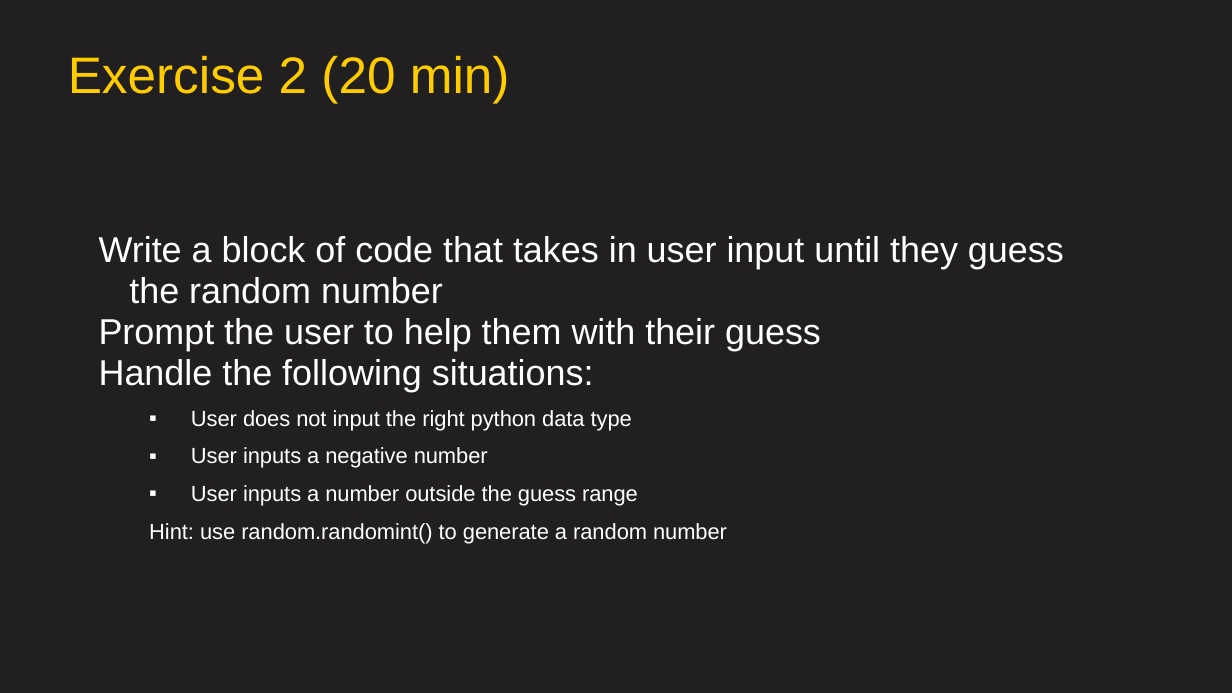
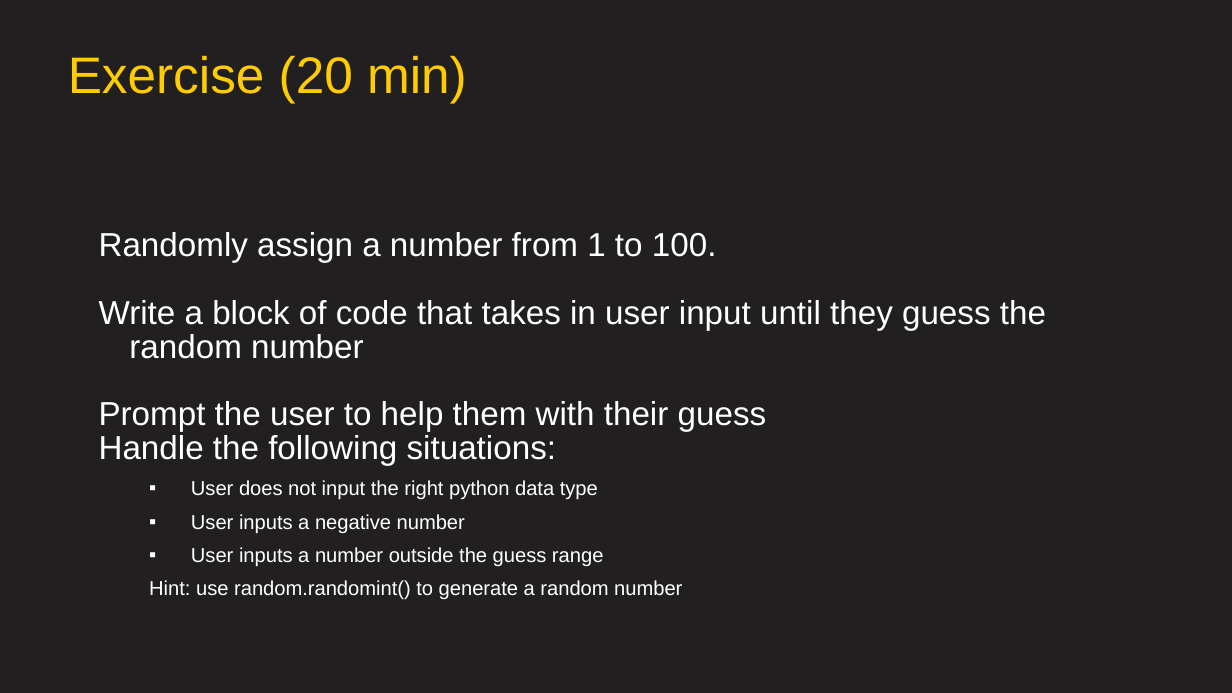
Before and after one commit to AFC-AI2C/summer-course, a slide deck: slide 15 of Python/Lesson 06 - Error Handling/Lesson 06 - Error Handling.pptx (slide 16 before the commit). Drawn at 1232x693 pixels with LibreOffice and Linux fonts; fonts in the diff are those of the drawing; background and template pictures are left out. Boxes give left, top, right and bottom in pixels: in the first picture for what was removed or moved away, otherwise in the second. Text is boxed around its words. In the diff, an @@ line names an element or a change of style, - is before the commit and + after.

```diff
--- a/Python/Lesson 06 - Error Handling/Lesson 06 - Error Handling.pptx
+++ b/Python/Lesson 06 - Error Handling/Lesson 06 - Error Handling.pptx
@@ title at (68, 55, 467, 103): text changed @@
-Exercise 2 (20 min)
+Exercise (20 min)
@@ text at (99, 232, 717, 263): paragraph added @@
+Randomly assign a number from 1 to 100.
@@ text at (99, 300, 1046, 599): size 21 to 19.4 pt in "Write a block of code that takes ...", "Prompt the user to help them with ...", "Handle the following situations:"; size 12.8 to 11.8 pt in "User does not input the right python ...", "User inputs a negative number", "User inputs a number outside the guess ...", "Hint: use random.randomint() to generate a random ..."; line spacing 0.95 to 0.85 @@
```
Also in this commit, not shown: 1 slide added, 2 slides removed.
